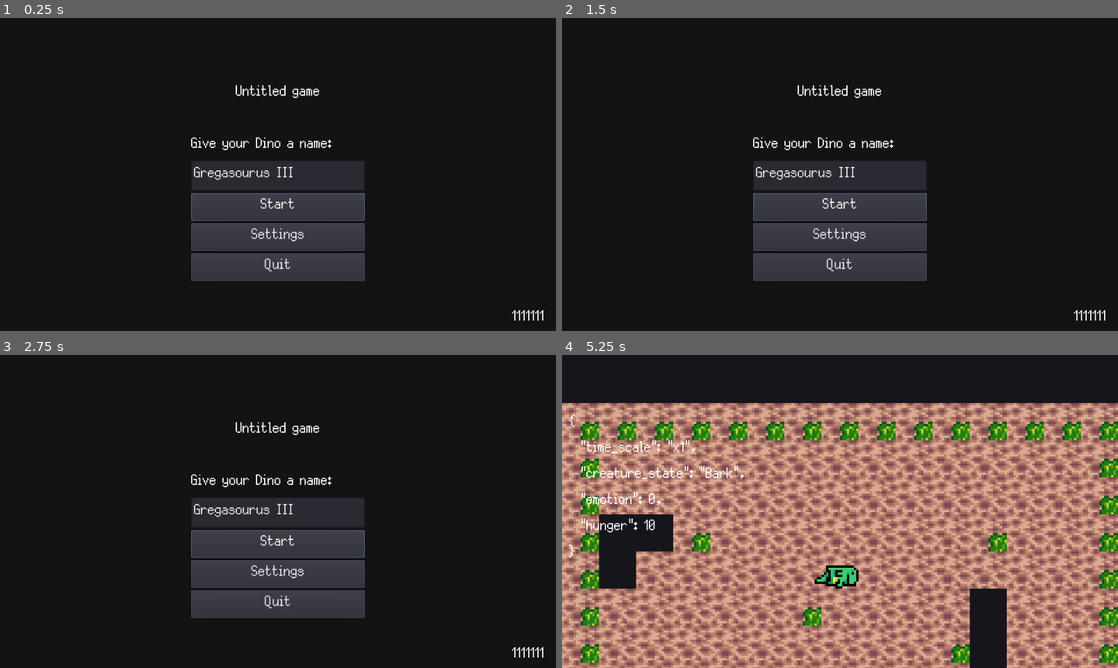
Above: before the commit, frames 1-4 (two rows, left to right).
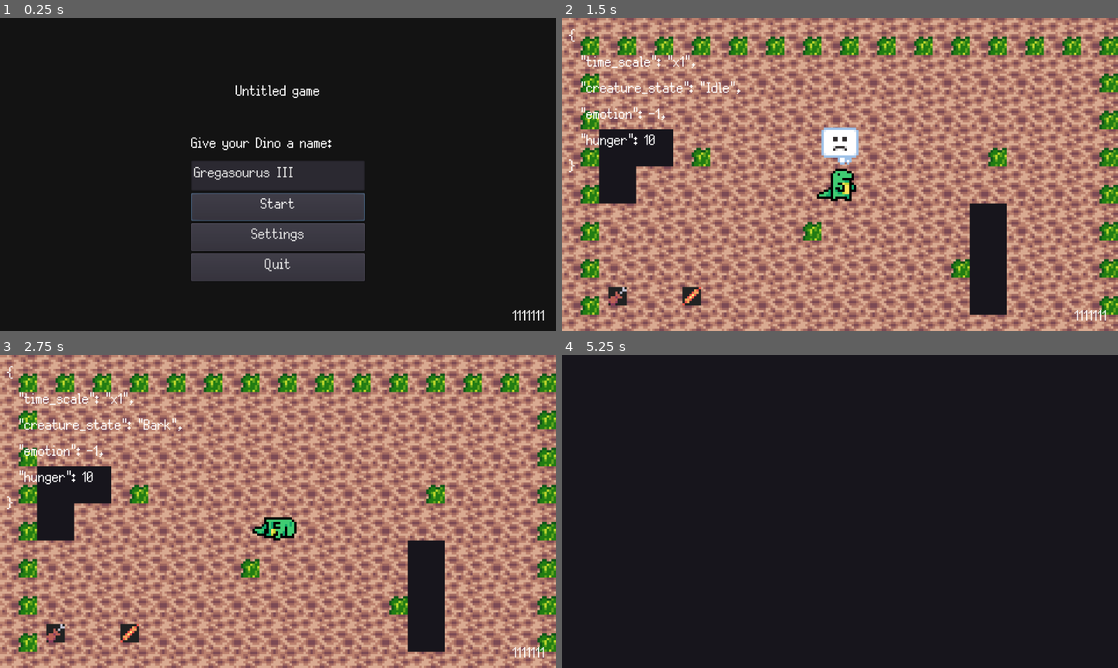
Above: after the commit, the same moments.

Repository: colinbellino/ai-and-games-2022
Game: Godot game, scene res://media/scenes/main.tscn
Same seed, same stepped clock (60 frames per second), same inputs: the game is played once before the commit and once after it.
Inputs (mouse positions are in pixels of both pictures, inside the frame that each line leads up to):
- Up to frame 1 (0.25 s): no input
- Up to frame 2 (1.5 s): click "Start" at 0.5 s; click (840, 205) at 1.25 s, where only the run before the commit has a clickable "Start"
- Up to frame 3 (2.75 s): click (278, 574) at 2 s, where only the run before the commit has a clickable "Settings"
- Up to frame 4 (5.25 s): move the mouse to (962, 495) at 2.77 s; hold D (move_right) 2.78-3.53 s; click (962, 495) at 2.85 s; move the mouse to (728, 527) at 3.52 s; hold S (move_down) 3.53-4.28 s; right-click (728, 527) at 3.6 s; click (728, 527) at 3.67 s; move the mouse to (895, 442) at 4.27 s; hold D (move_right) 4.28-5.03 s; hold Shift 4.28-5.03 s; click (895, 442) at 4.42 s; tap Enter at 5 s; move the mouse to (812, 574) at 5.02 s; hold Z (move_up) from 5.03 s (still down); click (812, 574) at 5.1 s

The runs differ from the first frame. In frame 1, less than 0.1% of the frame differs, in the area x 92-98%, y 93-97%; in frame 2, 95%; in frame 3, 95%, in the area x 0-100%, y 0-100%; in frame 4, 81%.

Commit message:
Fix DebugDraw hitting mouse events

Diff:
--- a/media/scenes/ui/DebugUI.tscn
+++ b/media/scenes/ui/DebugUI.tscn
@@ -11,8 +11,9 @@
 script = ExtResource( 2 )
 
 [node name="DebugDraw" type="Control" parent="."]
-margin_right = 960.0
-margin_bottom = 540.0
+margin_right = 10.0
+margin_bottom = 10.0
+mouse_filter = 1
 script = ExtResource( 3 )
 
 [node name="Dump" type="Label" parent="."]
@@ -31,8 +32,9 @@
 anchor_top = 1.0
 anchor_right = 0.98
 anchor_bottom = 1.0
-margin_left = -1209.0
+margin_left = 340.0
 margin_top = -63.0
+margin_right = 0.199951
 theme = ExtResource( 1 )
 text = "version"
 align = 2
